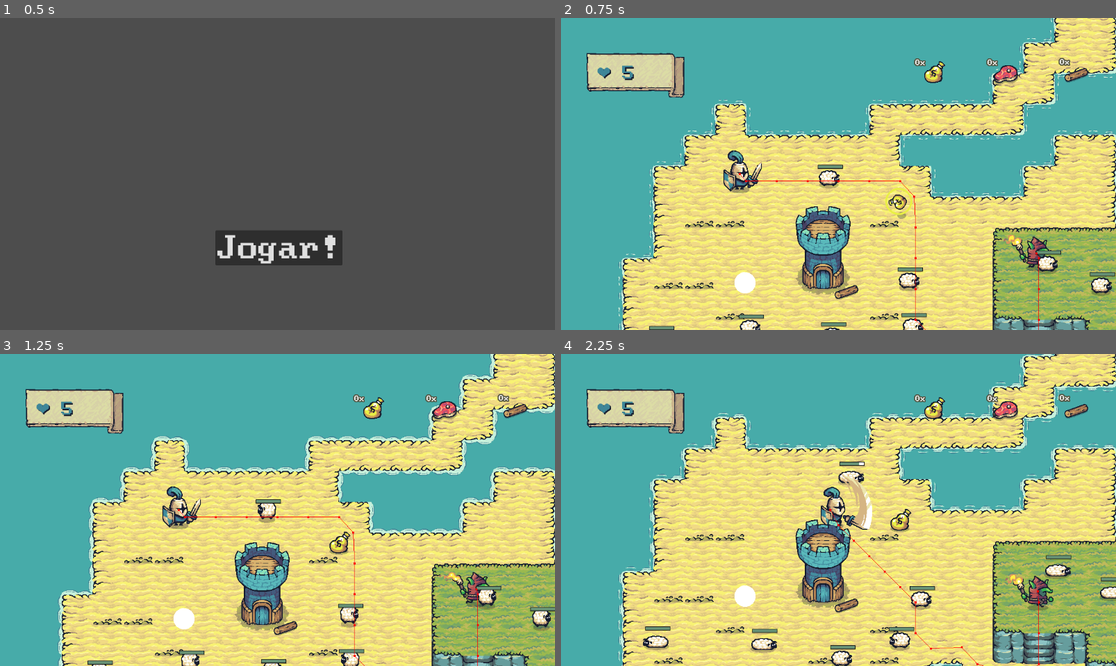
Above: before the commit, frames 1-4 (two rows, left to right).
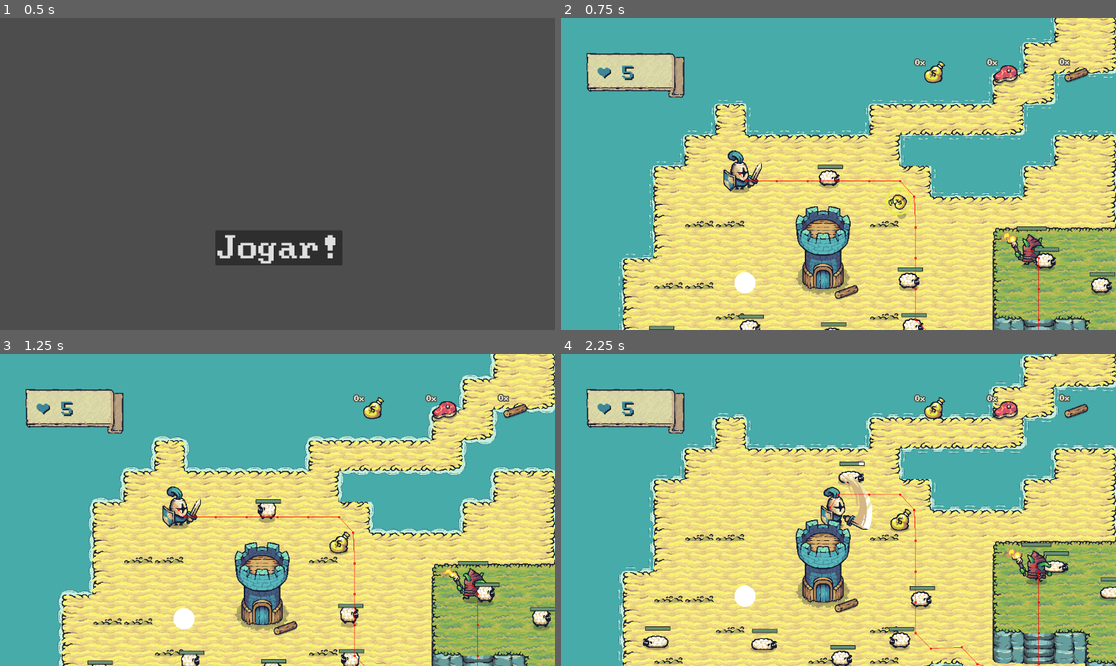
Above: after the commit, the same moments.

Repository: fenath/tower-guard
Game: Godot game, scene res://scenes/main_menu.tscn
The game is run twice, just before and just after one commit, with the same random seed, the same clock (stepped at 60 frames per second) and the same inputs.
Inputs:
- Up to frame 1 (0.5 s): no input
- Up to frame 2 (0.75 s): click "Jogar!" at 0.5 s
- Up to frame 3 (1.25 s): no input
- Up to frame 4 (2.25 s): hold Right (ui_right) 1.28-2.03 s; hold Z (attack) 1.28-2.03 s; hold Down (ui_down) from 2.03 s (still down); tap Z (attack) at 2.1 s

Frame 1 is identical in both runs. In frame 2, 0.8% of the frame differs, in the area x 78-91%, y 66-83%; in frame 3, 0.7%; in frame 4, 1.5%, in the area x 48-92%, y 44-83%.

Commit message:
add state machine for enemy

Diff:
--- a/prefabs/enemy.tscn
+++ b/prefabs/enemy.tscn
@@ -1,10 +1,19 @@
-[gd_scene load_steps=24 format=3 uid="uid://cqndhocdt7dso"]
+[gd_scene load_steps=35 format=3 uid="uid://cqndhocdt7dso"]
 
 [ext_resource type="Texture2D" uid="uid://dvotad0vy67hq" path="res://assets/Factions/Goblins/Troops/Torch/Red/Torch_Red.png" id="1_6jcrq"]
 [ext_resource type="Script" path="res://scripts/enemy.gd" id="1_jwbne"]
+[ext_resource type="Script" path="res://scripts/state_machine.gd" id="3_pr4ii"]
+[ext_resource type="Script" path="res://scripts/states/chasing.gd" id="4_di2fx"]
+[ext_resource type="PackedScene" uid="uid://bbwglqm1aagrv" path="res://scenes/components/health_component.tscn" id="5_nas2i"]
+[ext_resource type="Script" path="res://scripts/states/enemy_idle.gd" id="5_ys7ir"]
+[ext_resource type="PackedScene" uid="uid://bu2pk8tju85xu" path="res://scenes/health_bar.tscn" id="6_3ddq0"]
+[ext_resource type="Script" path="res://scripts/states/attacking.gd" id="6_ui67e"]
+[ext_resource type="PackedScene" uid="uid://io7jjehpxqir" path="res://scenes/components/hitbox_component.tscn" id="7_f0d6m"]
+[ext_resource type="Script" path="res://scripts/knockback_component.gd" id="7_sbtd5"]
+[ext_resource type="PackedScene" uid="uid://cboi10dwwujxm" path="res://prefabs/effects/hit_animation.tscn" id="9_v1f85"]
 
 [sub_resource type="CircleShape2D" id="CircleShape2D_ge2oi"]
-radius = 23.0217
+radius = 21.0238
 
 [sub_resource type="AtlasTexture" id="AtlasTexture_mai6f"]
 atlas = ExtResource("1_6jcrq")
@@ -103,7 +112,7 @@
 "duration": 1.0,
 "texture": SubResource("AtlasTexture_cr3gk")
 }],
-"loop": true,
+"loop": false,
 "name": &"attack",
 "speed": 10.0
 }, {
@@ -157,19 +166,73 @@
 "speed": 10.0
 }]
 
+[sub_resource type="CircleShape2D" id="CircleShape2D_yfpnv"]
+radius = 31.0161
+
+[sub_resource type="CircleShape2D" id="CircleShape2D_3h07p"]
+radius = 41.0
+
 [node name="enemy" type="CharacterBody2D"]
 script = ExtResource("1_jwbne")
 
 [node name="CollisionShape2D" type="CollisionShape2D" parent="."]
+position = Vector2(0, 6)
 shape = SubResource("CircleShape2D_ge2oi")
 
-[node name="AnimatedSprite2D" type="AnimatedSprite2D" parent="."]
+[node name="Sprite" type="AnimatedSprite2D" parent="."]
 sprite_frames = SubResource("SpriteFrames_dcaq6")
-animation = &"run"
-frame_progress = 0.176552
+animation = &"attack"
+frame = 3
 
 [node name="NavigationAgent" type="NavigationAgent2D" parent="."]
 path_desired_distance = 10.0
 path_postprocessing = 1
 avoidance_enabled = true
 debug_enabled = true
+
+[node name="StateMachine" type="Node2D" parent="." node_paths=PackedStringArray("initial_state")]
+script = ExtResource("3_pr4ii")
+initial_state = NodePath("Chasing")
+
+[node name="Chasing" type="Node2D" parent="StateMachine" node_paths=PackedStringArray("character")]
+script = ExtResource("4_di2fx")
+character = NodePath("../..")
+
+[node name="Idle" type="Node2D" parent="StateMachine" node_paths=PackedStringArray("character")]
+script = ExtResource("5_ys7ir")
+character = NodePath("../..")
+
+[node name="Attacking" type="Node" parent="StateMachine" node_paths=PackedStringArray("character")]
+script = ExtResource("6_ui67e")
+character = NodePath("../..")
+
+[node name="KnockbackComponent" type="Node2D" parent="." node_paths=PackedStringArray("hitbox", "body", "sprite")]
+script = ExtResource("7_sbtd5")
+hitbox = NodePath("../HitboxComponent")
+body = NodePath("..")
+sprite = NodePath("../Sprite")
+
+[node name="HealthComponent" parent="." instance=ExtResource("5_nas2i")]
+MAX_HEALTH = 70
+
+[node name="HealthBar" parent="." node_paths=PackedStringArray("health_component") instance=ExtResource("6_3ddq0")]
+offset_left = -30.0
+offset_top = -50.0
+offset_right = 30.0
+offset_bottom = -44.0
+size_flags_horizontal = 4
+health_component = NodePath("../HealthComponent")
+
+[node name="HitboxComponent" parent="." node_paths=PackedStringArray("health_component") instance=ExtResource("7_f0d6m")]
+health_component = NodePath("../HealthComponent")
+
+[node name="CollisionShape2D" type="CollisionShape2D" parent="HitboxComponent"]
+shape = SubResource("CircleShape2D_yfpnv")
+
+[node name="HitAnimation" parent="." instance=ExtResource("9_v1f85")]
+
+[node name="AttackArea" type="Area2D" parent="."]
+
+[node name="CollisionShape2D" type="CollisionShape2D" parent="AttackArea"]
+position = Vector2(38, -5)
+shape = SubResource("CircleShape2D_3h07p")
--- a/scripts/enemy.gd
+++ b/scripts/enemy.gd
@@ -1,34 +1,58 @@
 class_name Enemy extends CharacterBody2D
 
 const SPEED = 180.0
+const DAMAGE = 1
+var direction: Vector2 = Vector2.ZERO
+var last_x: float = 0.0
 
 @onready var navigation_agent: NavigationAgent2D = $NavigationAgent
 @export var target: Node2D = null
-@onready var sprite: AnimatedSprite2D = $AnimatedSprite2D
+@onready var sprite: AnimatedSprite2D = $Sprite
+@onready var chasing: Node2D = $StateMachine/Chasing
+@onready var idle: EnemyIdleState = $StateMachine/Idle
+@onready var attacking: AttackingState = $StateMachine/Attacking
+@onready var hit_animation: AnimationPlayer = $HitAnimation
+@onready var hitbox_component: HitboxComponent = $HitboxComponent
+@onready var health_component: HealthComponent = $HealthComponent
+@onready var state_machine: StateMachine = $StateMachine
 
 
-func prepare_target() -> void:
-	await get_tree().physics_frame
-	if target:
-		navigation_agent.target_position = target.global_position
+func _ready() -> void:
+	chasing.target = get_tree().get_first_node_in_group('player')
+	hitbox_component.hit.connect(_on_hit)
+	health_component.die.connect(_on_die)
+	chasing.close_to_target.connect(_on_close_to_player)
+	attacking.lost_range.connect(_on_lost_range)
 
-func _ready() -> void:
-	call_deferred('prepare_target')
 
 func _physics_process(_delta: float) -> void:
-	if navigation_agent.is_navigation_finished():
-		return
+	move_and_slide()
 
-	if target:
-		navigation_agent.target_position = target.global_position
-
-	var current_position = self.global_position
-	var next_position = navigation_agent.get_next_path_position()
-	self.velocity = (next_position - current_position).normalized() * SPEED
-	# self.position += delta * self.velocity
-	sprite.flip_h = (velocity.x < 0)
-	if velocity.length() > 0:
+func _process(_delta: float) -> void:
+	if attacking.is_attacking:
+		sprite.play('attack')
+	elif velocity.length() > 0:
 		sprite.play('run')
 	else:
 		sprite.play('idle')
-	move_and_slide()
+
+	# Verifica se houve mudança de direção no eixo X
+	if velocity.x != 0 and sign(velocity.x) != sign(last_x):
+		sprite.flip_h = (velocity.x < 0)  # True se estiver indo para a esquerda
+
+	# Atualiza o último valor de direção no eixo X
+	if velocity.x != 0:
+		last_x = velocity.x
+
+
+func _on_hit(_atk: Attack) -> void:
+	hit_animation.play('hit')
+
+func _on_die() -> void:
+	queue_free()
+
+func _on_close_to_player() -> void:
+	state_machine.change_to(attacking.name)
+
+func _on_lost_range() -> void:
+	state_machine.change_to(chasing.name)
--- /dev/null
+++ b/scripts/states/attacking.gd
@@ -0,0 +1,73 @@
+class_name AttackingState extends State
+
+@export var character: CharacterBody2D
+@export var MOVE_SPEED: float = 180.0
+@export var INTEREST_RANGE: float = 200.0
+var target: Node2D
+
+var wait_time: float = 0.0
+var is_attacking: bool = false
+
+@onready var animated_sprite: AnimatedSprite2D = $"../../Sprite"
+@onready var attack_area: Area2D = $"../../AttackArea"
+
+signal lost_range
+
+func reset_wait_time() -> void:
+	wait_time = 0.5
+
+func Enter() -> void:
+	if !target:
+		target = get_tree().get_first_node_in_group("player")
+
+func Exit() -> void:
+	pass
+
+func Update(_delta: float) -> void:
+	if wait_time > 0:
+		wait_time -= _delta
+	attack_area.position = abs(attack_area.position)
+	if animated_sprite.flip_h:
+		attack_area.position *= -1
+
+func PhysicsUpdate(_delta: float) -> void:
+	# espera o cooldown
+	if wait_time > 0:
+		return
+	attack()
+
+	if target:
+		var distance = character.global_position.distance_to(target.global_position)
+		if distance > INTEREST_RANGE:
+			lost_range.emit()
+		character.velocity = MOVE_SPEED * character.global_position.direction_to(target.global_position)
+		if distance < 80.0:
+			character.velocity *= 0.5
+		if distance < 50:
+			character.velocity *= 0.0
+
+func attack() -> void:
+	if is_attacking:
+		return
+	is_attacking = true
+	# esta linha está tanto aqui quanto no enemy.gd, ainda não sei onde deixá-la
+	animated_sprite.play("attack")
+	await get_tree().create_timer(0.1 * 3).timeout
+	deal_damage()
+	await animated_sprite.animation_finished
+	is_attacking = false
+	reset_wait_time()
+
+func deal_damage() -> void:
+	var colliders = attack_area.get_overlapping_areas()
+
+	for area in colliders:
+		if !area.get_parent().is_in_group("player"):
+			continue
+		if area is HitboxComponent:
+			var hitbox = area as HitboxComponent
+			var atk = Attack.new()
+			atk.knockback_force = 10.0
+			atk.attack_position = character.global_position
+			atk.damage = character.DAMAGE
+			hitbox.damage(atk)
--- /dev/null
+++ b/scripts/states/chasing.gd
@@ -0,0 +1,35 @@
+extends State
+
+@export var character: CharacterBody2D
+@export var target: Node2D = null
+@export var SPEED: float = 180.0
+@export var CLOSE_DISTANCE: float = 100.0
+@onready var navigation_agent: NavigationAgent2D = $"../../NavigationAgent"
+
+signal close_to_target
+
+func prepare_target() -> void:
+	await get_tree().physics_frame
+
+	if target:
+		navigation_agent.target_position = target.global_position
+
+
+func Enter() -> void:
+	call_deferred('prepare_target')
+
+func PhysicsUpdate(_delta: float) -> void:
+	if navigation_agent.is_navigation_finished():
+		return
+
+	if !target:
+		return
+
+	navigation_agent.target_position = target.global_position
+
+	var current_position = character.global_position
+	if current_position.distance_to(target.global_position) <= CLOSE_DISTANCE:
+		close_to_target.emit()
+
+	var next_position = navigation_agent.get_next_path_position()
+	character.velocity = (next_position - current_position).normalized() * SPEED
--- /dev/null
+++ b/scripts/states/enemy_idle.gd
@@ -0,0 +1,34 @@
+class_name EnemyIdleState extends State
+# referencia: https://www.youtube.com/watch?v=ow_Lum-Agbs
+
+@export var character: CharacterBody2D
+@export var move_speed: float = 50.0
+
+var move_direction: Vector2
+var wander_time: float
+
+const wait_time: float = 0.5
+
+func randomize_wander():
+	if move_direction != Vector2.ZERO:
+		move_direction = Vector2.ZERO
+		wander_time = wait_time
+		return
+	move_direction = Vector2(randf_range(-1,1), randf_range(-1,1)).normalized()
+	wander_time = randf_range(1,3)
+
+func Enter() -> void:
+	randomize_wander()
+
+func Exit() -> void:
+	pass
+
+func Update(_delta: float) -> void:
+	if wander_time > 0:
+		wander_time -= _delta
+	else:
+		randomize_wander()
+
+func PhysicsUpdate(_delta: float) -> void:
+	if character:
+		character.velocity = move_direction * move_speed
